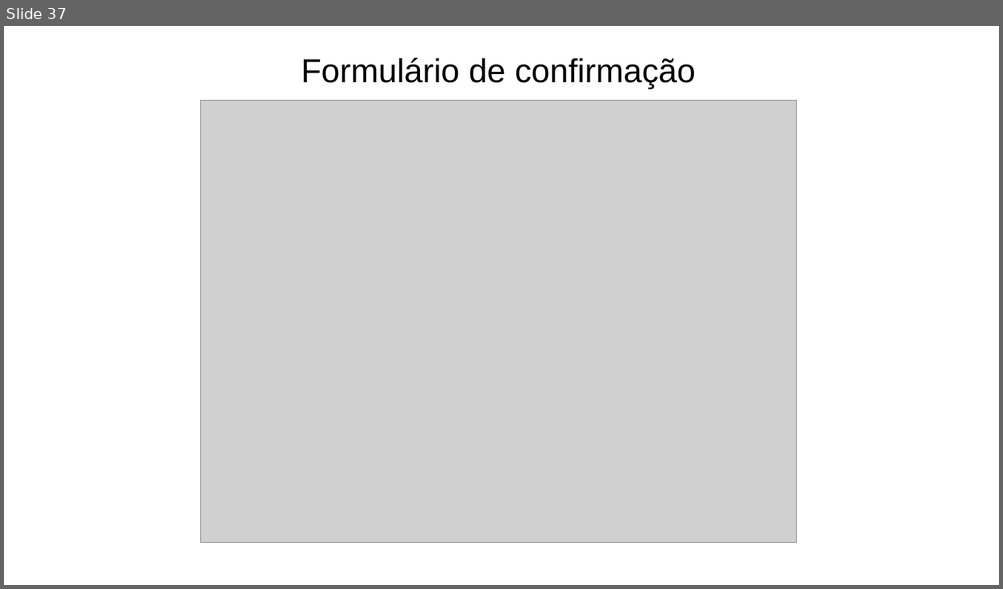
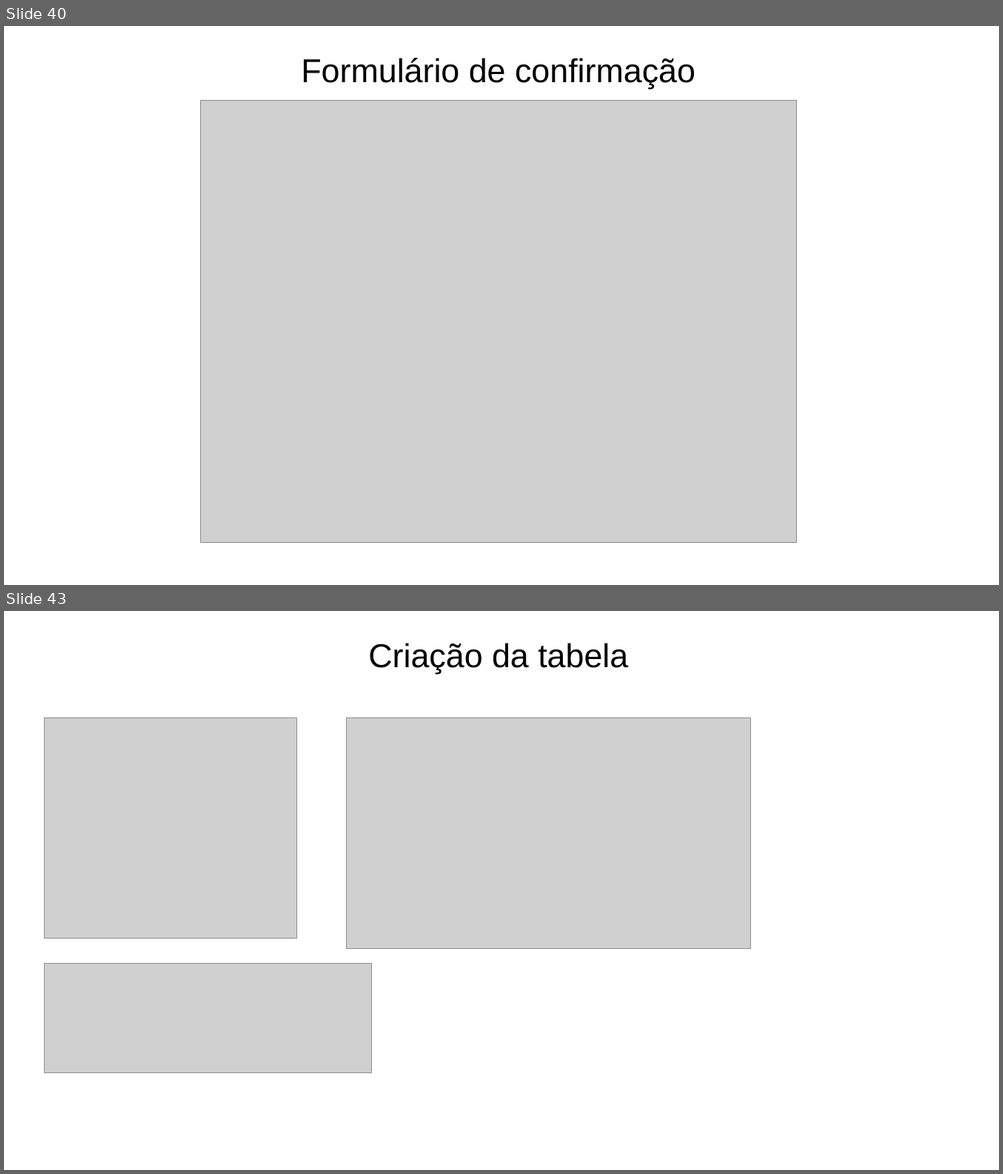
Before and after one commit to prodest/workshop-aspnet-core-mvc, a slide deck: workshop-aspnet-core-mvc.pptx. Shown one above the other, each under a label of ours: slide 37 before the commit, slides 40 and 43 after it; the slides between them are not shown. The pictures are 1003x589 and 1003x1174 pixels, drawn with LibreOffice and Linux fonts; fonts in the diff are those of the drawing; grey boxes stand for pictures; background and template pictures are left out. Boxes give left, top, right and bottom in pixels: in the first picture for what was removed or moved away, otherwise in the second. Text is boxed around its words. In the diff, an @@ line names an element or a change of style, - is before the commit and + after.

```diff
--- a/workshop-aspnet-core-mvc.pptx
+++ b/workshop-aspnet-core-mvc.pptx
@@ slide 43 added at box(4, 611, 999, 1170), background #FFFFFF @@
@@ text added at box(368, 643, 628, 674), 32 pt, text #000000 @@
+Criação da tabela
@@ picture added at box(44, 718, 296, 939) @@
@@ picture added at box(347, 718, 751, 949) @@
@@ picture added at box(44, 964, 372, 1073) @@
@@ what was slide 37 is now slide 40 @@
```
Also in this commit, not shown: 3 slides changed, 10 other slides added, 12 other files.
